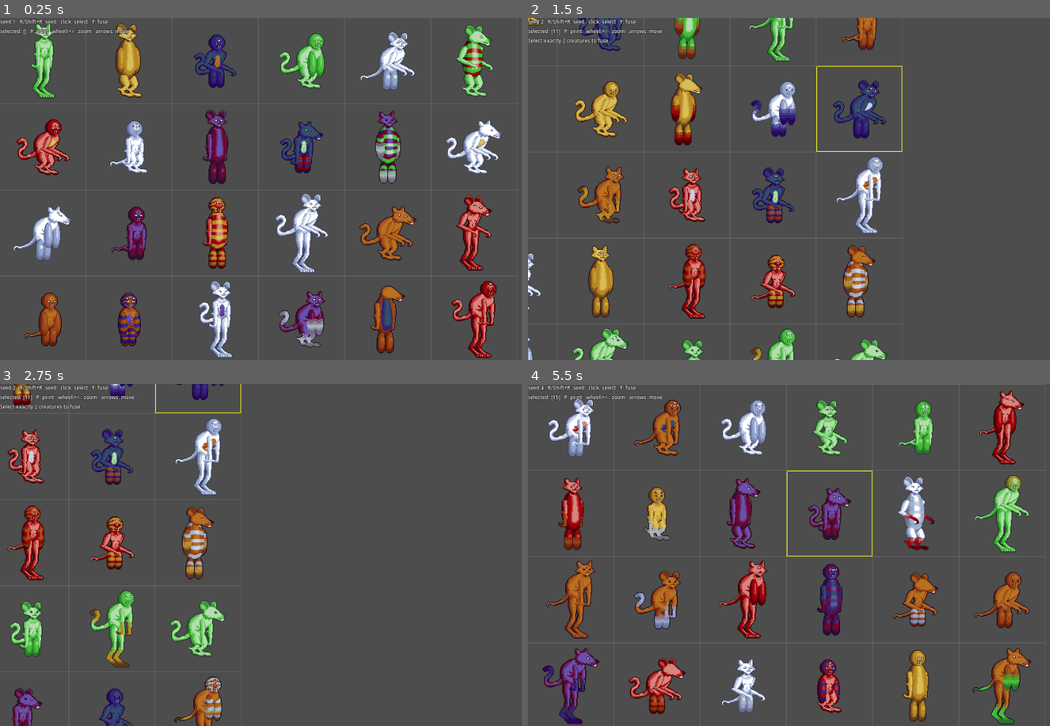
Above: before the commit, frames 1-4 (two rows, left to right).
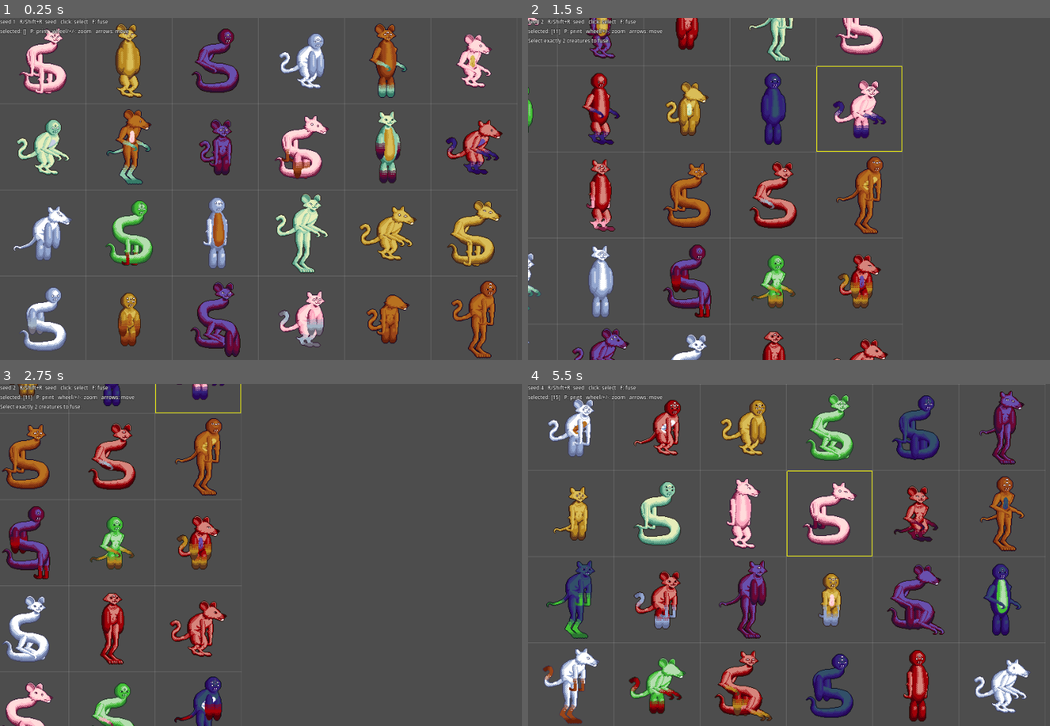
Above: after the commit, the same moments.

Repository: KT0mi/creature_feature_test
Game: Godot game, scene res://debug/creature_lab.tscn
Same seed, same stepped clock (60 frames per second), same inputs: the game is played once before the commit and once after it.
Inputs (mouse positions are in pixels of both pictures, inside the frame that each line leads up to):
- Up to frame 1 (0.25 s): no input
- Up to frame 2 (1.5 s): tap Enter at 0.5 s; move the mouse to (966, 171) at 0.52 s; hold Right 0.53-1.28 s; tap R at 0.6 s; click (966, 171) at 0.67 s; move the mouse to (710, 206) at 1.27 s; hold Down from 1.28 s (still down); tap F at 1.35 s
- Up to frame 3 (2.75 s): move the mouse to (365, 479) at 2.02 s; release Down at 2.03 s; hold Right from 2.03 s (still down); tap P at 2.1 s
- Up to frame 4 (5.5 s): move the mouse to (799, 623) at 2.77 s; release Right at 2.78 s; hold Up 2.78-3.53 s; tap one key every 0.75 s from 2.85 s: R F P R; click (799, 623) at 2.92 s; move the mouse to (1013, 606) at 3.52 s; hold Left 3.53-5.03 s; move the mouse to (648, 503) at 4.27 s; move the mouse to (862, 555) at 5.02 s; hold Down from 5.03 s (still down); click (862, 555) at 5.17 s

The runs differ from the first frame. In frame 1, 19% of the frame differs, in the area x 3-97%, y 1-100%; in frame 2, 15%; in frame 3, 11%; in frame 4, 20%, in the area x 2-97%, y 2-100%.

Commit message:
Added new part type: 'wing'; Added new creature plan: amphitere (wip); Added new torso part

Diff:
--- /dev/null
+++ b/creatures/palettes/palette_baby_pink.tres
@@ -0,0 +1,9 @@
+[gd_resource type="Resource" script_class="CreaturePalette" format=3 uid="uid://p0a1m2qd7ymu"]
+
+[ext_resource type="Script" uid="uid://de7qplmr6rrvn" path="res://core/creature_palette.gd" id="1_gnas8"]
+
+[resource]
+script = ExtResource("1_gnas8")
+id = &"baby_pink"
+ramp = PackedColorArray(0.183, 0.05957274, 0.18289214, 1, 0.49747914, 0.13961357, 0.2776822, 1, 0.99215686, 0.65882355, 0.7490196, 1, 1, 0.85882354, 0.85882354, 1)
+metadata/_custom_type_script = "uid://de7qplmr6rrvn"
--- /dev/null
+++ b/creatures/palettes/palette_mint.tres
@@ -0,0 +1,9 @@
+[gd_resource type="Resource" script_class="CreaturePalette" format=3 uid="uid://dp7kckkny16mp"]
+
+[ext_resource type="Script" uid="uid://de7qplmr6rrvn" path="res://core/creature_palette.gd" id="1_id2dx"]
+
+[resource]
+script = ExtResource("1_id2dx")
+id = &"mint"
+ramp = PackedColorArray(0.15429822, 0.11633723, 0.10277807, 1, 0.21296358, 0.48328495, 0.40807554, 1, 0.56078434, 0.79607844, 0.67058825, 1, 0.9019608, 0.93333334, 0.73333335, 1)
+metadata/_custom_type_script = "uid://de7qplmr6rrvn"
--- a/creatures/parts/head/head_ratfolk/head_ratfolk.tres
+++ b/creatures/parts/head/head_ratfolk/head_ratfolk.tres
@@ -52,6 +52,7 @@
 script = ExtResource("1_q3g6u")
 id = &"head_ratfolk"
 type = &"head"
+tags = PackedStringArray("side")
 sheet = ExtResource("2_stfus")
 attach = Vector2i(8, 16)
 sockets = Array[ExtResource("2_yyv0f")]([SubResource("Resource_5jrb7"), SubResource("Resource_6o7h5"), SubResource("Resource_ry846"), SubResource("Resource_qwx0i"), SubResource("Resource_72jh5")])
--- /dev/null
+++ b/creatures/parts/torso/torso_amphitere/torso_amphitere.tres
@@ -0,0 +1,86 @@
+[gd_resource type="Resource" script_class="PartDef" format=3 uid="uid://bjpkbamkn84if"]
+
+[ext_resource type="Script" uid="uid://7dgkkkdx3j2n" path="res://core/part_def.gd" id="1_58wn2"]
+[ext_resource type="Script" uid="uid://bfh2awx2qd881" path="res://core/part_socket.gd" id="2_5qnfr"]
+[ext_resource type="Texture2D" uid="uid://bvt8c5p4vqnol" path="res://creatures/parts/torso/torso_amphitere/torso_amphitere.png" id="2_hxlnd"]
+
+[sub_resource type="Resource" id="Resource_48ktd"]
+script = ExtResource("2_5qnfr")
+name = &"head"
+accepts_type = PackedStringArray("head")
+positions = Array[Vector2i]([Vector2i(53, 4)])
+metadata/_custom_type_script = "uid://bfh2awx2qd881"
+
+[sub_resource type="Resource" id="Resource_5qnfr"]
+script = ExtResource("2_5qnfr")
+name = &"wing_near_1"
+accepts_type = PackedStringArray("wing", "arm")
+forbidden_tags = PackedStringArray("far")
+positions = Array[Vector2i]([Vector2i(20, 15)])
+chance = 0.8
+z_offset = 3
+metadata/_custom_type_script = "uid://bfh2awx2qd881"
+
+[sub_resource type="Resource" id="Resource_hxlnd"]
+script = ExtResource("2_5qnfr")
+name = &"wing_far_1"
+accepts_type = PackedStringArray("wing", "arm")
+forbidden_tags = PackedStringArray("near")
+positions = Array[Vector2i]([Vector2i(32, 15)])
+chance = 0.8
+z_offset = -3
+copy_from = &"wing_near_1"
+use_counterpart = true
+metadata/_custom_type_script = "uid://bfh2awx2qd881"
+
+[sub_resource type="Resource" id="Resource_xv7of"]
+script = ExtResource("2_5qnfr")
+name = &"wing_near_2"
+accepts_type = PackedStringArray("wing", "arm")
+forbidden_tags = PackedStringArray("far")
+positions = Array[Vector2i]([Vector2i(35, 42)])
+chance = 0.6
+z_offset = 2
+metadata/_custom_type_script = "uid://bfh2awx2qd881"
+
+[sub_resource type="Resource" id="Resource_fefj1"]
+script = ExtResource("2_5qnfr")
+name = &"wing_far_2"
+accepts_type = PackedStringArray("wing", "arm")
+forbidden_tags = PackedStringArray("near")
+positions = Array[Vector2i]([Vector2i(48, 42)])
+chance = 0.6
+z_offset = -2
+copy_from = &"wing_near_2"
+use_counterpart = true
+metadata/_custom_type_script = "uid://bfh2awx2qd881"
+
+[sub_resource type="Resource" id="Resource_w48bf"]
+script = ExtResource("2_5qnfr")
+name = &"wing_near_3"
+accepts_type = PackedStringArray("wing", "arm")
+forbidden_tags = PackedStringArray("far")
+positions = Array[Vector2i]([Vector2i(60, 54)])
+chance = 0.4
+metadata/_custom_type_script = "uid://bfh2awx2qd881"
+
+[sub_resource type="Resource" id="Resource_p2p2a"]
+script = ExtResource("2_5qnfr")
+name = &"wing_far_3"
+accepts_type = PackedStringArray("wing", "arm")
+forbidden_tags = PackedStringArray("near")
+positions = Array[Vector2i]([Vector2i(70, 54)])
+chance = 0.4
+z_offset = -1
+copy_from = &"wing_near_3"
+use_counterpart = true
+metadata/_custom_type_script = "uid://bfh2awx2qd881"
+
+[resource]
+script = ExtResource("1_58wn2")
+id = &"torso_amphitere"
+type = &"torso"
+sheet = ExtResource("2_hxlnd")
+attach = Vector2i(36, 76)
+sockets = Array[ExtResource("2_5qnfr")]([SubResource("Resource_48ktd"), SubResource("Resource_5qnfr"), SubResource("Resource_hxlnd"), SubResource("Resource_xv7of"), SubResource("Resource_fefj1"), SubResource("Resource_w48bf"), SubResource("Resource_p2p2a")])
+metadata/_custom_type_script = "uid://7dgkkkdx3j2n"
--- a/creatures/parts/torso/torso_catfolk/torso_catfolk.tres
+++ b/creatures/parts/torso/torso_catfolk/torso_catfolk.tres
@@ -26,6 +26,7 @@
 positions = Array[Vector2i]([Vector2i(23, 8)])
 z_offset = -2
 copy_from = &"arm_near"
+use_counterpart = true
 metadata/_custom_type_script = "uid://bfh2awx2qd881"
 
 [sub_resource type="Resource" id="Resource_3fi5c"]
@@ -42,6 +43,7 @@
 positions = Array[Vector2i]([Vector2i(17, 29)])
 z_offset = -1
 copy_from = &"leg_near"
+use_counterpart = true
 metadata/_custom_type_script = "uid://bfh2awx2qd881"
 
 [sub_resource type="Resource" id="Resource_50l11"]
--- a/creatures/parts/torso/torso_circle_biped/torso_circle_biped.tres
+++ b/creatures/parts/torso/torso_circle_biped/torso_circle_biped.tres
@@ -25,6 +25,7 @@
 positions = Array[Vector2i]([Vector2i(29, 16)])
 z_offset = -1
 copy_from = &"arm_near"
+use_counterpart = true
 metadata/_custom_type_script = "uid://bfh2awx2qd881"
 
 [sub_resource type="Resource" id="Resource_mt0bu"]
@@ -41,6 +42,7 @@
 positions = Array[Vector2i]([Vector2i(23, 60)])
 z_offset = -1
 copy_from = &"leg_near"
+use_counterpart = true
 metadata/_custom_type_script = "uid://bfh2awx2qd881"
 
 [resource]
--- a/creatures/parts/torso/torso_ratfolk/torso_ratfolk.tres
+++ b/creatures/parts/torso/torso_ratfolk/torso_ratfolk.tres
@@ -26,6 +26,7 @@
 positions = Array[Vector2i]([Vector2i(36, 12)])
 z_offset = -2
 copy_from = &"arm_near"
+use_counterpart = true
 metadata/_custom_type_script = "uid://bfh2awx2qd881"
 
 [sub_resource type="Resource" id="Resource_qdkvm"]
@@ -42,6 +43,7 @@
 positions = Array[Vector2i]([Vector2i(22, 37)])
 z_offset = -1
 copy_from = &"leg_near"
+use_counterpart = true
 metadata/_custom_type_script = "uid://bfh2awx2qd881"
 
 [sub_resource type="Resource" id="Resource_r0qcj"]
Binary file changed: art_source/creatures/ratfolk.ase
Binary file removed: creatures/parts/arm/arm_circle_biped/patterns/stripped.png
Binary file removed: creatures/parts/head/head_circle_biped/patterns/stripped.png
Not shown, removed: creatures/parts/head/head_circle_biped/patterns/stripped.png.import
Binary file removed: creatures/parts/leg/leg_circle_biped/patterns/stripped.png
Not shown, removed: creatures/parts/leg/leg_circle_biped/patterns/stripped.png.import
Binary file added: creatures/parts/torso/torso_amphitere/torso_amphitere.png
Not shown, changed: creatures/parts/torso/torso_amphitere/torso_amphitere.png.import
Binary file removed: creatures/parts/torso/torso_circle_biped/patterns/stripped.png
Not shown, removed: creatures/parts/torso/torso_circle_biped/patterns/stripped.png.import
